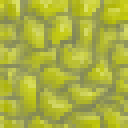
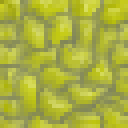
Revision of a layered 128 × 128 image; what changed, layer by layer:
painted on "Calque Copié" over left=0, top=0, right=128, bottom=128
painted on "Arrière-plan" over left=0, top=0, right=128, bottom=128
